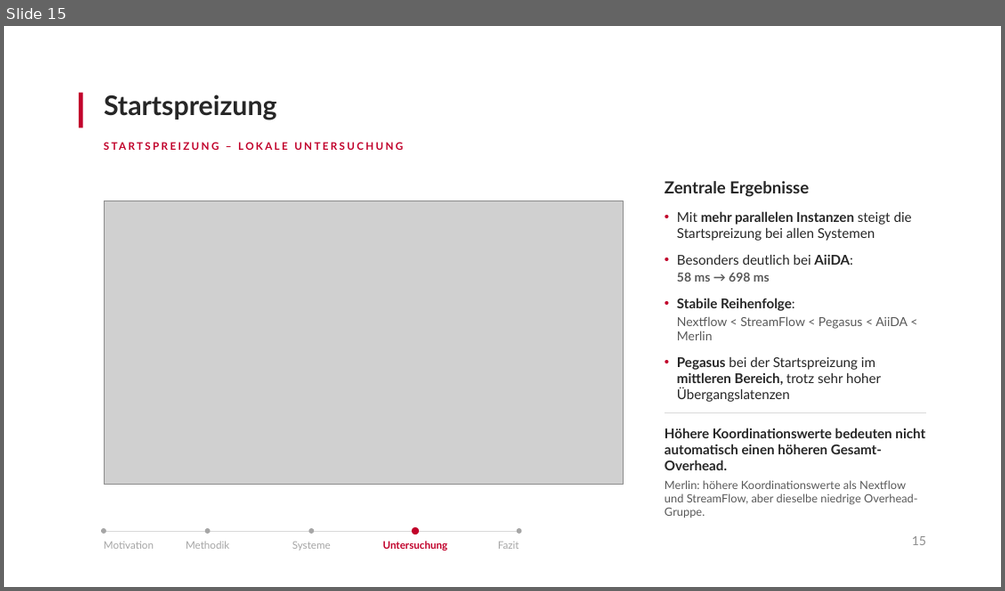
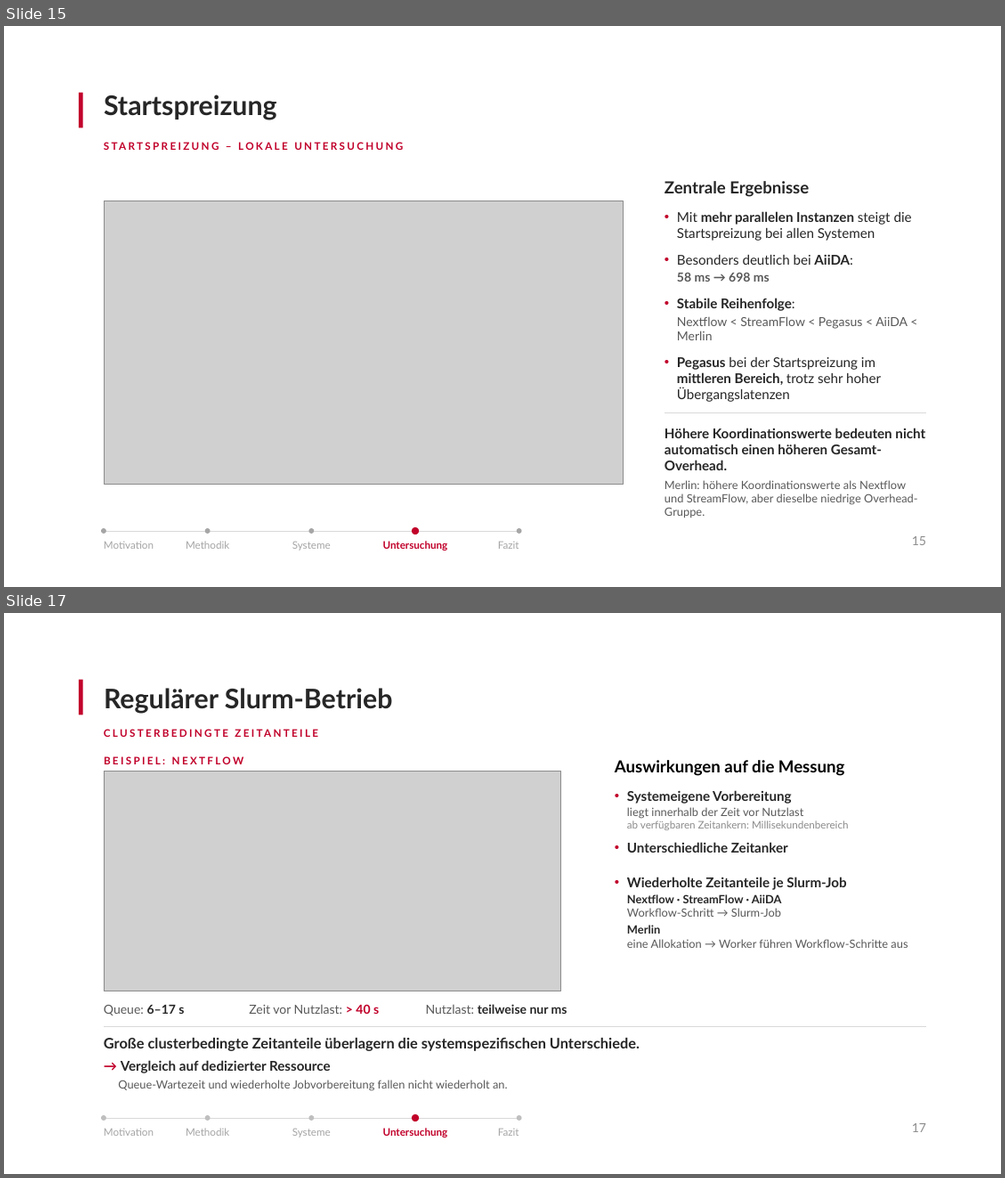
Before and after one commit to antahiri/bachelorarbeit-wms, a slide deck: Präsentation-Kolloqium.pptx. Shown one above the other, each under a label of ours: slide 15 before the commit, slides 15 and 17 after it; the slides between them are not shown. The pictures are 1005x591 and 1005x1178 pixels, drawn with LibreOffice and Linux fonts; fonts in the diff are those of the drawing; grey boxes stand for pictures. Boxes give left, top, right and bottom in pixels: in the first picture for what was removed or moved away, otherwise in the second. Text is boxed around its words. In the diff, an @@ line names an element or a change of style, - is before the commit and + after.

```diff
--- a/Präsentation-Kolloqium.pptx
+++ b/Präsentation-Kolloqium.pptx
@@ slide 17 added at (4, 613, 1001, 1174), background #FFFFFF @@
@@ rectangle added at (79, 680, 83, 714), fill #C1002A @@
@@ title added at (104, 688, 393, 714), 26 pt, text #262626, bold @@
+Regulärer Slurm-Betrieb
@@ picture added at (104, 771, 560, 990) @@
@@ text added at (104, 756, 244, 764), 10 pt, text #C1002A, bold @@
+BEISPIEL: NEXTFLOW
@@ text added at (615, 760, 844, 776), 16 pt, text #000000, bold @@
+Auswirkungen auf die Messung
@@ text added at (627, 790, 907, 948), 11 pt, text #262626 @@
+• Systemeigene Vorbereitung
+liegt innerhalb der Zeit vor Nutzlast
+ab verfügbaren Zeitankern: Millisekundenbereich
+• Unterschiedliche Zeitanker
+• Wiederholte Zeitanteile je Slurm-Job
+Nextflow · StreamFlow · AiiDA
+Workflow-Schritt → Slurm-Job
+Merlin
+eine Allokation → Worker führen Workflow-Schritte aus
@@ text added at (104, 1005, 184, 1015), 12 pt, text #595959 @@
+Queue: 6–17 s
@@ text added at (249, 1004, 379, 1013), 12 pt, text #595959 @@
+Zeit vor Nutzlast: > 40 s
@@ text added at (426, 1004, 567, 1013), 12 pt, text #262626, bold @@
+Nutzlast: teilweise nur ms
@@ line added from (104, 1027) to (926, 1027), #D9D9D9 0.5 pt @@
@@ text added at (104, 1038, 639, 1051), 14 pt, text #262626, bold @@
+Große clusterbedingte Zeitanteile überlagern die systemspezifischen Unterschiede.
@@ text added at (148, 1038, 322, 1051), 10 pt, text #C1002A, bold @@
+CLUSTERBEDINGTE ZEITANTEILE
@@ text added at (121, 1060, 331, 1073), 13 pt, text #262626, bold @@
+→ Vergleich auf dedizierter Ressource
@@ text added at (118, 1079, 508, 1091), 11 pt, text #595959 @@
+Queue-Wartezeit und wiederholte Jobvorbereitung fallen nicht wiederholt an.
@@ ellipse added at (101, 1116, 106, 1121), fill #BFBFBF @@
@@ line added from (104, 1118) to (519, 1118), #D9D9D9 0.5 pt @@
@@ ellipse added at (205, 1116, 210, 1121), fill #BFBFBF @@
@@ ellipse added at (309, 1116, 315, 1121), fill #BFBFBF @@
@@ ellipse added at (412, 1114, 419, 1121), fill #C1002A @@
@@ ellipse added at (517, 1116, 521, 1121), fill #BFBFBF @@
@@ text added at (104, 1127, 154, 1135), 10 pt, text #A6A6A6 @@
+Motivation
@@ text added at (186, 1127, 229, 1135), 10 pt, text #A6A6A6 @@
+Methodik
@@ text added at (292, 1128, 331, 1137), 10 pt, text #A6A6A6 @@
+Systeme
@@ text added at (383, 1127, 448, 1137), 10 pt, text #C1002A, bold @@
+Untersuchung
@@ text added at (498, 1128, 519, 1135), 10 pt, text #A6A6A6 @@
+Fazit
@@ text added at (912, 1123, 926, 1132), 12 pt, text #8C8C8C @@
+17
```
Also in this commit, not shown: 2 slides changed, 3 other slides added.
